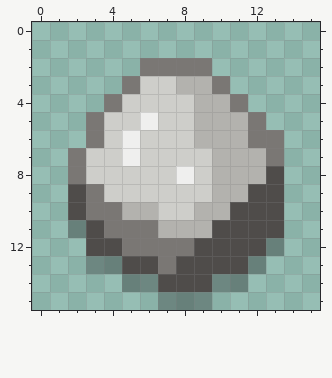
Two states of a pixel-art file, _Data/RockSmall.aseprite. Above: the version before the commit.
16x16 pixels, 1 frame.
The result:
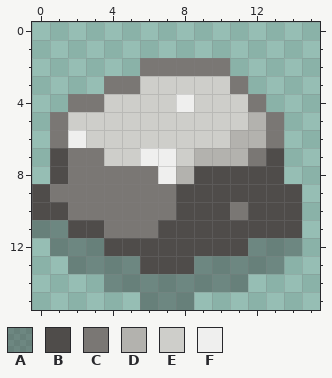
Palette (. is transparent): A #3e474576  B #4f4c4a  C #7a7774  D #b3b2ae  E #cececa  F #efefee
The edit:
layer "ShadowTwo" now hidden
layer "ShadowThree" added
layer "Two" now hidden
layer "Three" added
Changed rows in their new state; - is an unchanged pixel.
first column x 0:
 2 ----------C----
 3 ----C---EEEC---
 4 --CCE---FEEEC--
 5 -CEE--E--EEEDC-
 6 -CFE-E---EE-D--
 7 -B-C-EFF-D--CB-
 8 -B-CCCCFDBBBB--
 9 BCC-CCCCBBBB--B
10 BBC--CCCBBBC--B
11 AAB----BBB----B
12 -AAA-BBBB---A-A
13 --A--A-B-AAA-A-
14 ----A--AAA-----
15 ------A--.-----
